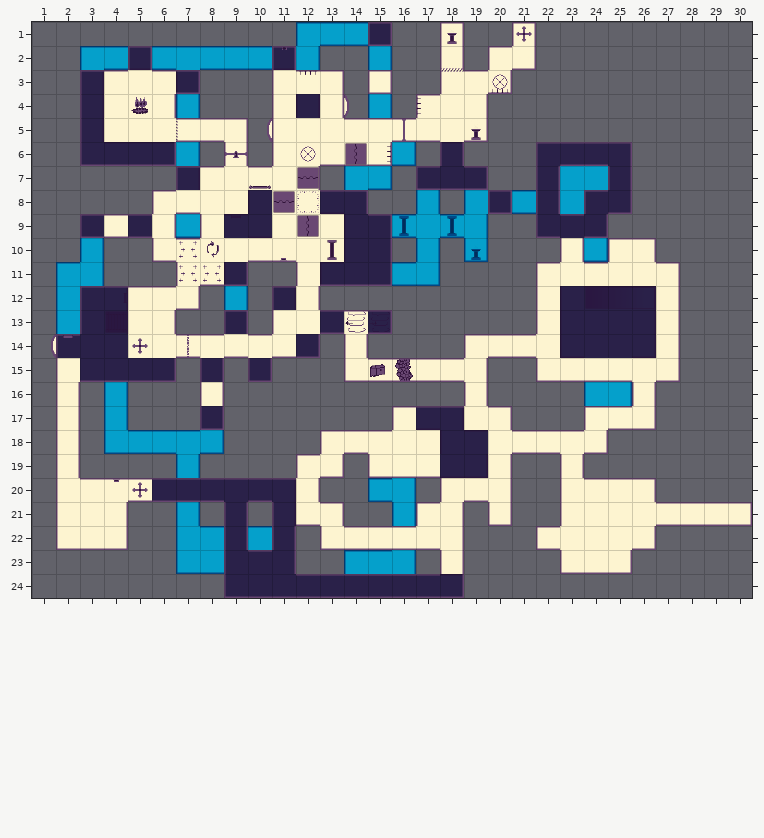
One commit to this Tiled map: Assets/Tiled/DemoLevel.tmx. The first picture shows the starting point.
Cells are 32x32 px. Shown: x 1..30, y 1..24.
The result:
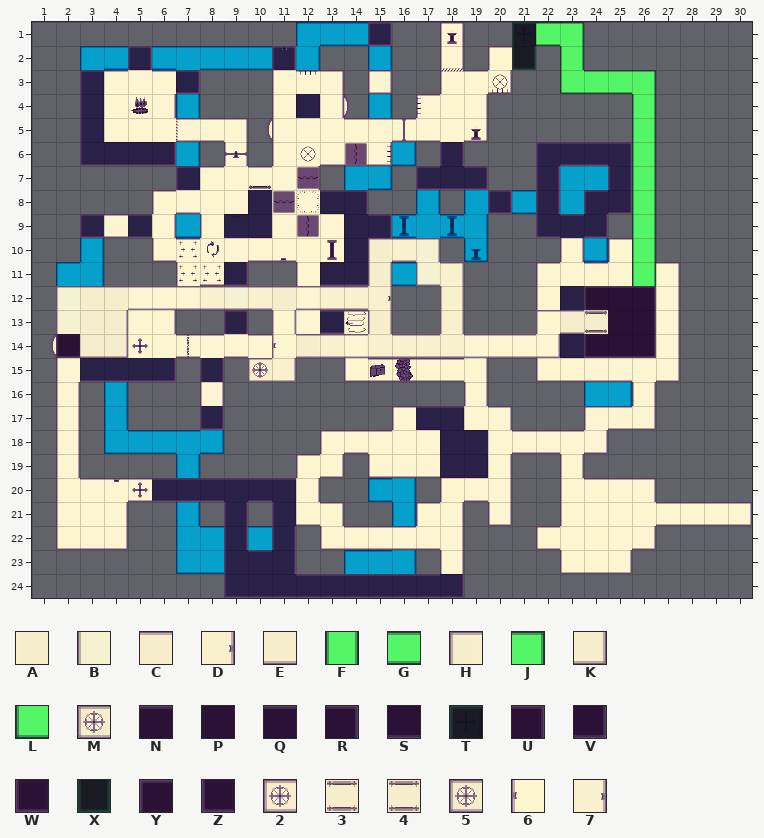
Key: from "Mapping": A 1 "BaseTile", B 2 "BaseTile", C 3 "BaseTile", D 4 "BaseTile", E 5 "BaseTile", F 6 "BaseTile", G 7 "BaseTile", H 8 "BaseTile", J 9 "BaseTile", K 10 "BaseTile", L 11 "BaseTile", M 14 "BaseTile", N 17 "BaseTile", P 18 "BaseTile", Q 19 "BaseTile", R 20 "BaseTile", S 21 "BaseTile", T 24 "BaseTile", U 25 "BaseTile", V 26 "BaseTile", W 27 "BaseTile", X 28 "BaseTile", Y 30 "BaseTile", Z 32 "BaseTile", 2 47 "MovingPlatform", 3 48 "Fence", 4 50 "Fence", 5 106 "PressurePlate", 6 118 "Shooter", 7 120 "Shooter".
_ is an empty cell.
Tiles of an added or newly shown layer are drawn over the layers below it.
See-through tiles are keyed as they look on the map.
Author's note on the commit: Moving platforms work better
Edits made:
Changed rows in their new state; . is an unchanged cell.
Layer "Elevation 2/prototype" (now shown):
first column x 21:
 1 N
 2 N
first column x 2:
12 ......................NNN
13 .......................NN
14 N.....................NNN
15 ........N................
Layer "Elevation 2/dungeon" (now shown):
first column x 2:
 1 ...................TGJ...
 2 ...................X.F...
 3 .....................LGGJ
 4 ........................F
 5 ........................F
 6 ........................F
 7 ........................F
 8 ........................F
 9 ........................F
10 ........................F
11 ........................F
12 ......................YQR
13 .......................PR
14 Z.....................YSV
15 ........Z................
Layer "Elevation 3/prototype3" (now shown):
first column x 2:
10 .............AAA.........
11 .............A.AA........
12 AAAAAAAAAAAAAA..A.....NNN
13 AAA......A...A..A...AAANN
14 NAA......AAAAAAAAAAAA.NNN
15 ........AA...............
Layer "Elevation 3/dungeon3" (now shown):
first column x 2:
10 .............HGJ.........
11 .............F.LJ........
12 HCCGGGGGGCGGGD..F.....TQU
13 BAD......F...F..F...HGANR
14 WEK......BGGGEGGEGGGK.WSV
15 ........MK...............
Layer "Elevation 3/modifiers" (now shown):
first column x 10:
12 .....7.........
13 ..............4
14 .6.............
15 5..............
Layer "Elevation 3/extra_modifiers" (now shown):
first column x 10:
13 ..............3
15 2..............
Pixel boxes of the changes (left, top, right, bottom) in both pictures:
added: (56, 22, 656, 382)
